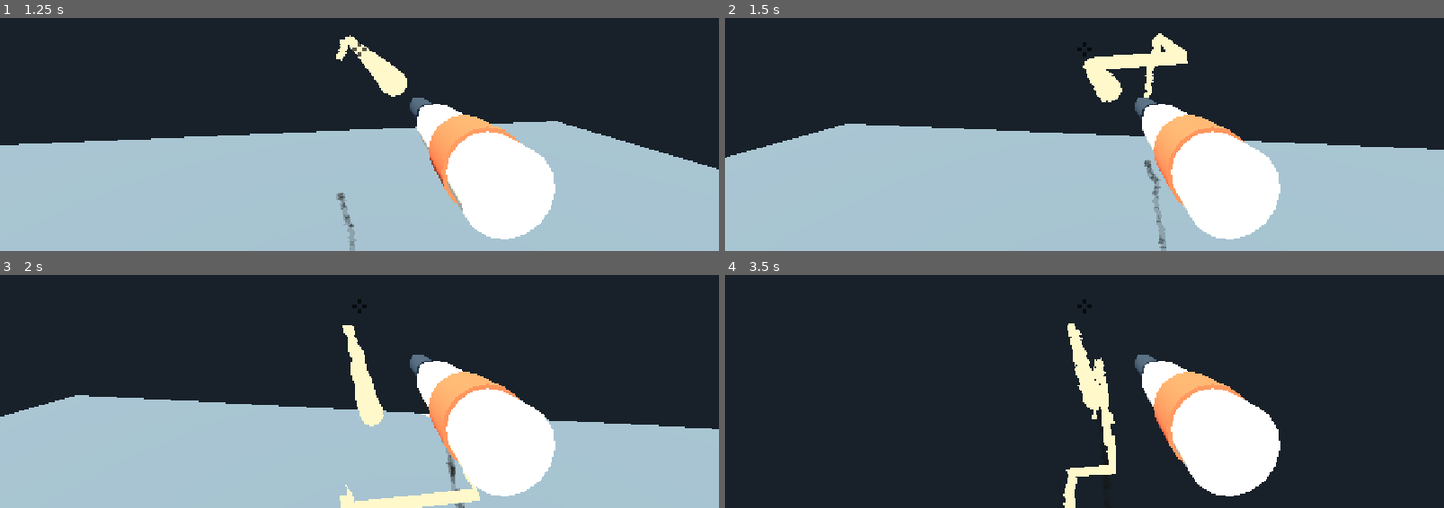
Above: before the commit, frames 1-4 (two rows, left to right).
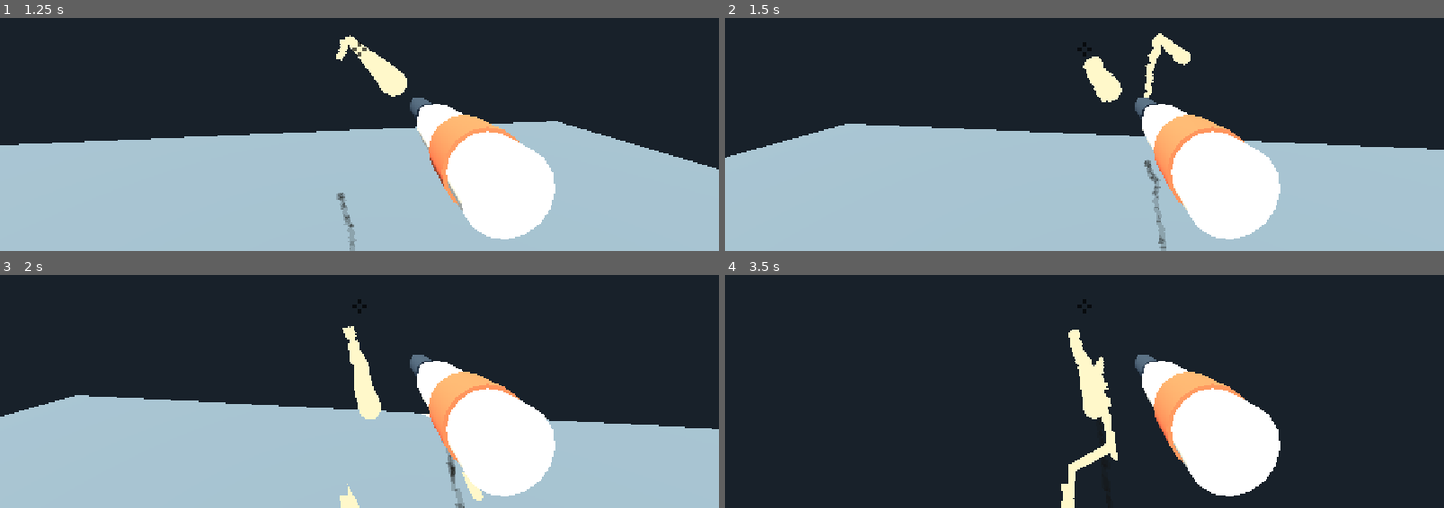
Above: after the commit, the same moments.

Repository: k3vin7/SauceIT-
Game: Godot game, scene res://main.tscn
Same seed, same stepped clock (60 frames per second), same inputs: the game is played once before the commit and once after it.
Inputs (mouse positions are in pixels of both pictures, inside the frame that each line leads up to):
- Up to frame 1 (1.25 s): tap Enter at 0.5 s; move the mouse to (395, 48) at 0.52 s; press the mouse at (395, 48) at 0.53 s; hold W (move_forward) from 0.53 s (still down); tap Shift (run) at 0.8 s
- Up to frame 2 (1.5 s): keep holding W (move_forward); move the mouse to (1048, 50) at 1.27 s; release the mouse at (1048, 50) at 1.28 s; tap Shift (run) at 1.35 s
- Up to frame 3 (2 s): keep holding W (move_forward); click (323, 307) at 1.55 s
- Up to frame 4 (3.5 s): keep holding W (move_forward); move the mouse to (1098, 298) at 2.02 s; press the mouse at (1098, 298) at 2.03 s; tap Shift (run) at 2.3, 2.85 s; move the mouse to (1077, 312) at 2.77 s; release the mouse at (1077, 312) at 2.78 s; click (1077, 312) at 3.05 s

Frame 1 is identical in both runs. In frame 2, 0.5% of the frame differs, in the area x 50-65%, y 14-22%; in frame 3, 1.1%, in the area x 47-68%, y 21-100%; in frame 4, 0.9%.

Commit message:
Latch a tear, and lock the trigger after a squirt
Two things the last change left.

Sauce torn by a whip healed. The threshold a pair is held to loosens
when the pressure leaves it -- which is the point, a falling thread
stretches where a jet snaps -- but it loosens all at once, so a pair
sitting between the two thresholds was broken while powered and whole a
moment later. A break is latched now: a point that has come away from
the one before it stays away, whatever the distance does afterwards.
Sauce that has parted does not join back up. It is also cheaper, the
answer being worked out once a frame instead of in each of the three
places that ask.

And the minimum squirt re-armed on every press, so hammering the button
never let the stream end -- it came out as one long stream, and the
cooldown that was supposed to separate the squirts never started,
because it only started when a stream ended. What decides it is whether
the trigger has come up since the squirt began: still held, the squirt
carries on; let go, it runs out its minimum and then the trigger is dead
for fire_cooldown_time.

  holding it down for two seconds  -> 1 burst
  hammering it for two seconds     -> 8 bursts
  one frame of trigger             -> 18 points, 1 burst

probe_burst turns the trigger timing off for its burst-index checks,
which are about whether two bursts stay separate rather than about when
a second one may start, and covers the timing itself at the end.

Claude-Session: https://claude.ai/code/session_015P14cRDTkxXpfq8Bum7Yfv

Diff:
--- a/scripts/mayo_prototype.gd
+++ b/scripts/mayo_prototype.gd
@@ -40,6 +40,12 @@
 	## True when this point settled on the floor rather than on a wall or a
 	## player. Only the floor throws droplets by default.
 	var landed_on_floor := false
+	## True once this point has come away from the one before it in the array.
+	## Latched: sauce that has parted does not join back up, and without the
+	## latch it did -- the threshold a pair is held to loosens when the pressure
+	## leaves it, so a strand torn by a whip healed the moment it stopped being
+	## a jet.
+	var severed := false
 	var burst_index := 0
 
 class RibbonPoint:
@@ -68,6 +74,14 @@
 	## Counts down after the trigger is let go, so a tap still puts out a
 	## stream rather than a couple of points.
 	var fire_hold := 0.0
+	## And counts down after that, with the trigger dead, so hammering the
+	## button gives separate squirts rather than one stream.
+	var fire_cooldown := 0.0
+	## Whether the trigger has come up since this squirt began. A squirt that is
+	## still being held carries on; one that was let go runs out its minimum and
+	## then locks. Without this, hammering re-armed the minimum on every press
+	## and the stream never ended, so the lock never started either.
+	var trigger_released := true
 	var next_collision_slot := 0
 	var aim_yaw := 0.0
 	var aim_pitch := 0.0
@@ -90,6 +104,10 @@
 ## frame, so a click held for one frame put out two of them -- not enough to be
 ## a strand, or to leave anything but a dot.
 @export_range(0.0, 0.5, 0.01, "suffix:s") var minimum_fire_time := 0.1
+## And the trigger is dead for this long afterwards. Without it the minimum
+## above re-arms on every press, so holding the button down and hammering it
+## came out the same: one unbroken stream. With it, taps are separate squirts.
+@export_range(0.0, 1.0, 0.01, "suffix:s") var fire_cooldown_time := 0.15
 ## How far apart the strand's points are, which is also how finely it samples
 ## what it hits: a sweep across someone's face only marks them where a point
 ## lands, so at 0.09 a quick flick left three dots rather than a line.
@@ -334,6 +352,7 @@
 
 	for shooter in _shooters.values():
 		_simulate_points(delta, shooter)
+		_update_connections(shooter)
 	_simulate_droplets(delta)
 	if debug_profile_enabled:
 		debug_timings_us.point_physics += Time.get_ticks_usec() - step_started
@@ -371,13 +390,30 @@
 ## Emission and the trigger edges, for one shooter. Split out of the frame loop
 ## so remote shooters go through exactly the same path as the local one.
 func _advance_strand(shooter: Shooter, delta: float) -> void:
-	# A press buys a minimum of stream whether or not it is held. Every peer
-	# runs this off the same press, so nobody has to be told about it.
-	if shooter.firing:
+	# A press buys a minimum of stream whether or not it is held, and the
+	# trigger is then dead for a moment. Every peer runs this off the same
+	# press, so nobody has to be told about it.
+	if not shooter.firing:
+		shooter.trigger_released = true
+	var firing := false
+	if shooter.fire_cooldown > 0.0:
+		# Locked: the trigger does nothing at all.
+		shooter.fire_cooldown = maxf(shooter.fire_cooldown - delta, 0.0)
+		shooter.fire_hold = 0.0
+	elif shooter.fire_hold > 0.0:
+		# A squirt is under way. Still holding carries it on; let go and it
+		# runs out what is left of its minimum and then locks.
+		if shooter.firing and not shooter.trigger_released:
+			shooter.fire_hold = minimum_fire_time
+		else:
+			shooter.fire_hold = maxf(shooter.fire_hold - delta, 0.0)
+		firing = shooter.fire_hold > 0.0
+		if not firing:
+			shooter.fire_cooldown = fire_cooldown_time
+	elif shooter.firing:
 		shooter.fire_hold = minimum_fire_time
-	else:
-		shooter.fire_hold = maxf(shooter.fire_hold - delta, 0.0)
-	var firing: bool = shooter.firing or shooter.fire_hold > 0.0
+		shooter.trigger_released = false
+		firing = true
 
 	if firing:
 		if not shooter.was_firing:
@@ -1072,8 +1108,26 @@
 ## Two array-adjacent points are one continuous strand only if they came from
 ## the same trigger press and have not been pulled apart into separate blobs.
 func _points_connected(front: MayoPoint, back: MayoPoint) -> bool:
-	return front.burst_index == back.burst_index \
-		and front.position.distance_squared_to(back.position) <= _break_distance_squared(front, back)
+	return front.burst_index == back.burst_index and not back.severed
+
+
+## Walks each shooter's strand once a frame and latches the pairs that have come
+## apart. Evaluated here rather than wherever a break is asked about, so the
+## answer cannot change between the constraint, the ribbon and the shadow, and
+## cannot change back.
+func _update_connections(shooter: Shooter) -> void:
+	var points := shooter.points
+	for i in range(1, points.size()):
+		var back := points[i]
+		if back.severed:
+			continue
+		var front := points[i - 1]
+		if front.burst_index != back.burst_index:
+			back.severed = true
+			continue
+		if front.position.distance_squared_to(back.position) \
+				> _break_distance_squared(front, back):
+			back.severed = true
 
 
 ## Which threshold a pair is held to: the taut one while either end is still
@@ -1442,10 +1496,7 @@
 			var front := points[i]
 			var back := points[i + 1]
 			# Inlined _points_connected: this runs once per pair per pass.
-			if front.burst_index != shooter.burst_index \
-					or front.burst_index != back.burst_index \
-					or front.position.distance_squared_to(back.position) \
-						> _break_distance_squared(front, back):
+			if front.burst_index != shooter.burst_index or back.severed:
 				continue
 			var direction := (front.launch_direction + back.launch_direction).normalized()
 			if direction.length_squared() < 0.000001:
@@ -1514,8 +1565,7 @@
 			previous = null
 			continue
 		if previous != null and (previous.burst_index != point.burst_index \
-				or previous.position.distance_squared_to(point.position) \
-					> _break_distance_squared(previous, point)):
+				or point.severed):
 			if not current.is_empty():
 				result.push_back(current)
 				current = []
@@ -1546,8 +1596,7 @@
 			previous = null
 			continue
 		if previous != null and (previous.burst_index != point.burst_index \
-				or previous.position.distance_squared_to(point.position) \
-					> _break_distance_squared(previous, point)):
+				or point.severed):
 			if not current.is_empty():
 				result.push_back(current)
 				current = []
--- a/tests/probe_burst.gd
+++ b/tests/probe_burst.gd
@@ -27,6 +27,15 @@
 	scene.debug_set_aim(0.0, 0.0)
 
 	# --- 2. a released burst must fall the same whether or not you fire again
+	# The trigger timing is turned off for the burst-index checks below: they
+	# are about whether two bursts stay separate, and a minimum squirt and a
+	# lock after it decide when a second burst may start at all. That is its
+	# own behaviour, checked at the end.
+	var real_minimum: float = scene.minimum_fire_time
+	var real_cooldown: float = scene.fire_cooldown_time
+	scene.minimum_fire_time = 0.0
+	scene.fire_cooldown_time = 0.0
+
 	var free_fall := await _tail_travel(scene, false)
 	await _settle(scene)
 	var with_second := await _tail_travel(scene, true)
@@ -68,6 +77,51 @@
 	_check(trailing_bow > lone_bow * 0.6,
 		"an older burst in the array flattened the new strand's bend: %.4f m vs %.4f m alone" % [
 			trailing_bow, lone_bow])
+
+	# --- 4. the trigger's own timing: a tap is a squirt, a held button is one
+	# stream, and hammering is separate squirts rather than one long one.
+	scene.minimum_fire_time = real_minimum
+	scene.fire_cooldown_time = real_cooldown
+	await _settle(scene)
+	var tap_points := 0
+	var tap_bursts := {}
+	for f in 40:
+		Input.action_press("fire_mayo") if f == 0 else Input.action_release("fire_mayo")
+		await physics_frame
+		tap_points = maxi(tap_points, scene._points.size())
+		for point in scene._points:
+			tap_bursts[point.burst_index] = true
+	print("one frame of trigger: %d points, %d burst (minimum %.2f s)" % [
+		tap_points, tap_bursts.size(), scene.minimum_fire_time])
+	_check(tap_points >= 8,
+		"a tap put out %d points, barely more than the two a single frame emits" % tap_points)
+	_check(tap_bursts.size() == 1, "a tap made %d bursts" % tap_bursts.size())
+
+	await _settle(scene)
+	var held_bursts := {}
+	for _f in 120:
+		Input.action_press("fire_mayo")
+		await physics_frame
+		for point in scene._points:
+			held_bursts[point.burst_index] = true
+	Input.action_release("fire_mayo")
+	await _settle(scene)
+	var hammered := {}
+	for f in 120:
+		if f % 2 == 0:
+			Input.action_press("fire_mayo")
+		else:
+			Input.action_release("fire_mayo")
+		await physics_frame
+		for point in scene._points:
+			hammered[point.burst_index] = true
+	Input.action_release("fire_mayo")
+	print("two seconds: holding it down -> %d burst, hammering -> %d bursts" % [
+		held_bursts.size(), hammered.size()])
+	_check(held_bursts.size() == 1,
+		"holding the trigger broke into %d bursts" % held_bursts.size())
+	_check(hammered.size() >= 4,
+		"hammering the trigger made %d bursts: the lock is not separating them" % hammered.size())
 
 	if failures.is_empty():
 		print("MAYO_BURST_OK")
